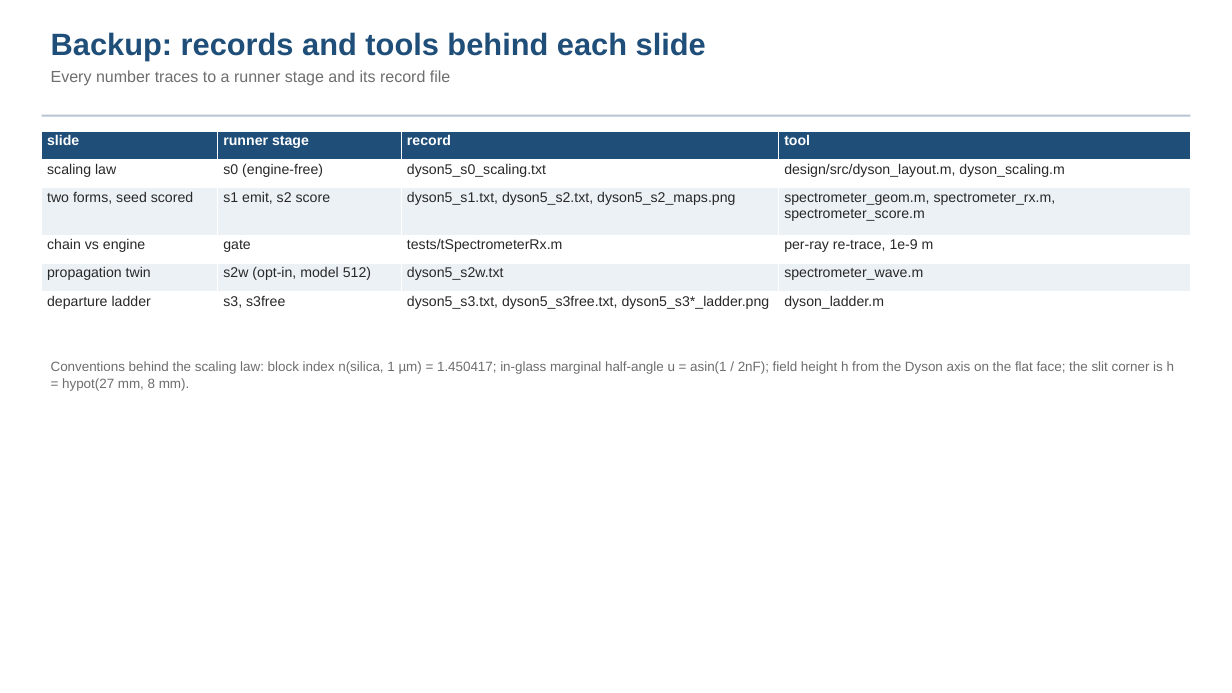
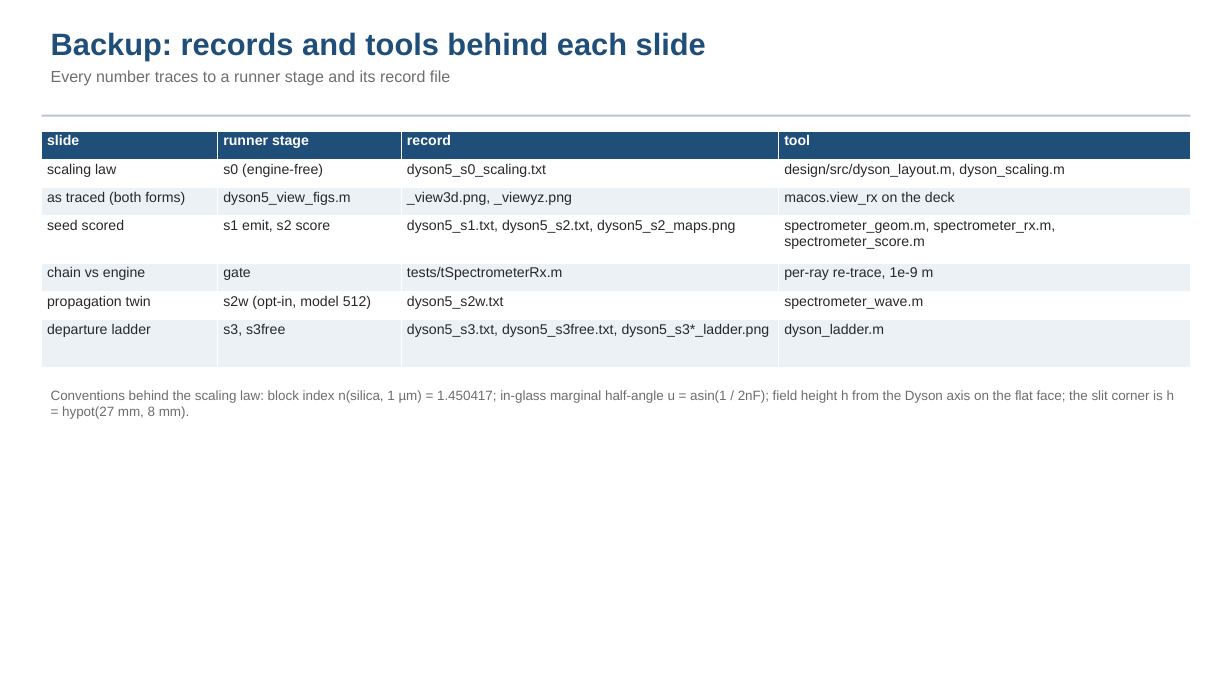
Before and after one commit to nasa-jpl/macos, a slide deck: slide 16 of demo_session/deck_dyson.pptx (slide 15 before the commit). Drawn at 1232x693 pixels with LibreOffice and Linux fonts; fonts in the diff are those of the drawing. Boxes give left, top, right and bottom in pixels: in the first picture for what was removed or moved away, otherwise in the second. Text is boxed around its words. In the diff, an @@ line names an element or a change of style, - is before the commit and + after.

```diff
--- a/demo_session/deck_dyson.pptx
+++ b/demo_session/deck_dyson.pptx
@@ table at (42,131,1190,368) @@
-row 3: two forms, seed scored | s1 emit, s2 score | dyson5_s1.txt, dyson5_s2.txt, dyson5_s2_maps.png | spectrometer_geom.m, spectrometer_rx.m, spectrometer_score.m
+row 3: as traced (both forms) | dyson5_view_figs.m | _view3d.png, _viewyz.png | macos.view_rx on the deck
+row 4: seed scored | s1 emit, s2 score | dyson5_s1.txt, dyson5_s2.txt, dyson5_s2_maps.png | spectrometer_geom.m, spectrometer_rx.m, spectrometer_score.m
@@ text "Conventions behind the scaling law: ...": place and size @@
-text "Conventions behind the scaling law: ..." at (51,361,1174,391)
+text "Conventions behind the scaling law: ..." at (51,390,1174,419)
```
Also in this commit, not shown: 2 other slides changed, 1 slide added, 5 other files.
